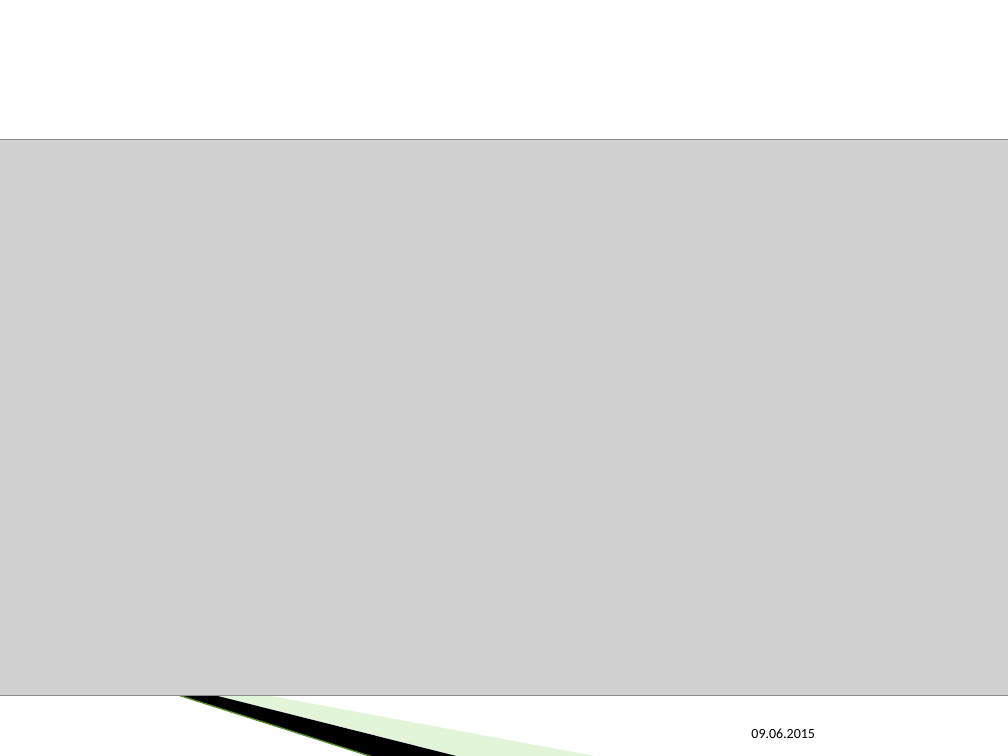
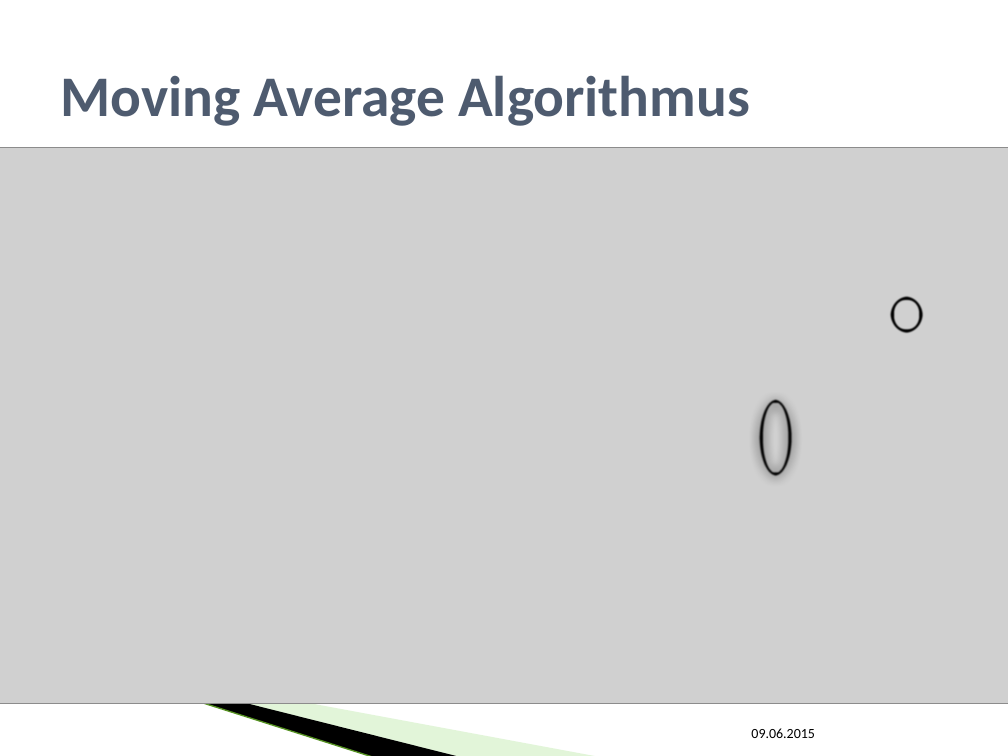
Before and after one commit to SEPSkyware6MM/StockForecast, a slide deck: slide 10 of ALR_Vortrag.pptx. Drawn at 1008x756 pixels with LibreOffice and Linux fonts; fonts in the diff are those of the drawing; grey boxes stand for pictures; background and template pictures are left out. Boxes give left, top, right and bottom in pixels: in the first picture for what was removed or moved away, otherwise in the second. Text is boxed around its words. In the diff, an @@ line names an element or a change of style, - is before the commit and + after.

```diff
--- a/ALR_Vortrag.pptx
+++ b/ALR_Vortrag.pptx
@@ title added at [60,75,750,126], 41 pt, text #4E5B6F, bold @@
+Moving Average Algorithmus
@@ picture: place and size @@
-picture at [0,140,1008,696]
+picture at [0,148,1008,704]
@@ ellipse added at [893,298,921,331], outline #000000 4.33 pt @@
@@ ellipse added at [762,402,790,474], outline #000000 4.33 pt @@
```
Also in this commit, not shown: 4 other slides changed.
